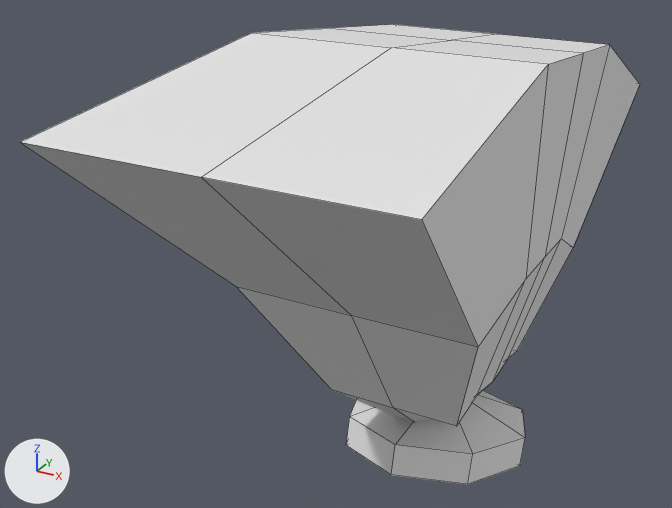
One commit to the FBX model Assets/Meshes/GO_dog_hat_hair_mohawk.fbx: the scene before it, then after it.
The view is the same before and after, from a 50 mm camera at (0.162, -0.788, 1.291) aimed at (-0.046, -0.409, 1.101). The axes (+X, +Y, +Z) are drawn at lower left. The lights are the same throughout. Mesh edges are drawn as thin lines. Where no turn or scale is listed for an object, it has been applied to the vertices.

Script lines for the objects in view, before the commit:
```python
me_cube_001 = bpy.data.meshes.new('Cube.001')
me_cube_001.from_pydata(...)  # 42 vertices, 40 faces; spans x -0.072..0.072, y -0.212..0.17, z -0.017..0.207
me_cube_001.materials.append(mat_metal)  # white #e7e7e7
me_cylinder = bpy.data.meshes.new('Cylinder')
me_cylinder.from_pydata(...)  # 18 vertices, 24 faces; spans x -0.0496..0.0496, y -0.0581..0.0622, z -0.0343..0.0131
me_cylinder.materials.append(mat_metal)  # white #e7e7e7
ob_hair_cap = bpy.data.objects.new('hair_cap', me_cylinder)
ob_hair_cap.location = (0.0, -0.3773, 1.0039)
ob_mohawk_hat = bpy.data.objects.new('mohawk_hat', me_cube_001)
ob_mohawk_hat.location = (0.0, -0.3663, 1.009)
```
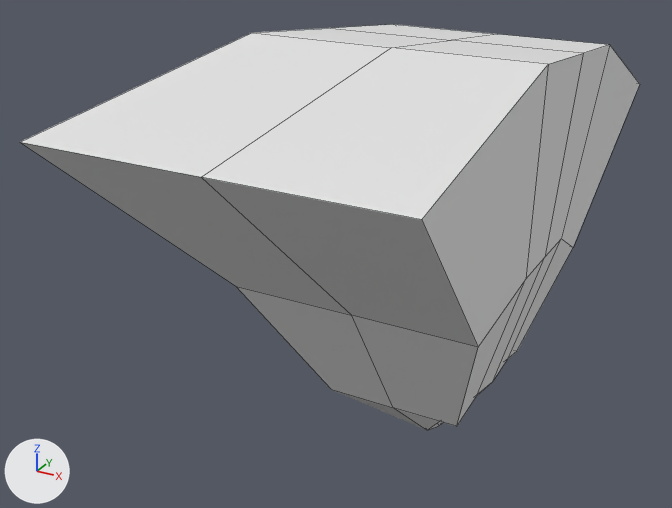
The newer file is also rescaled (x1600.0) as a whole; pictures and numbers use the older file's frame.

Edits to the bpy script that builds the scene:
```text
Remove ob_hair_cap:
    ob_hair_cap = bpy.data.objects.new('hair_cap', me_cylinder)
    ob_hair_cap.location = (0.0, -0.3773, 1.0039)
```

Where the change shows, as pixel boxes (x1, y1, x2, y2) in the pictures (672 x 508 px):
'hair_cap', deleted: before (346, 391, 525, 484)
